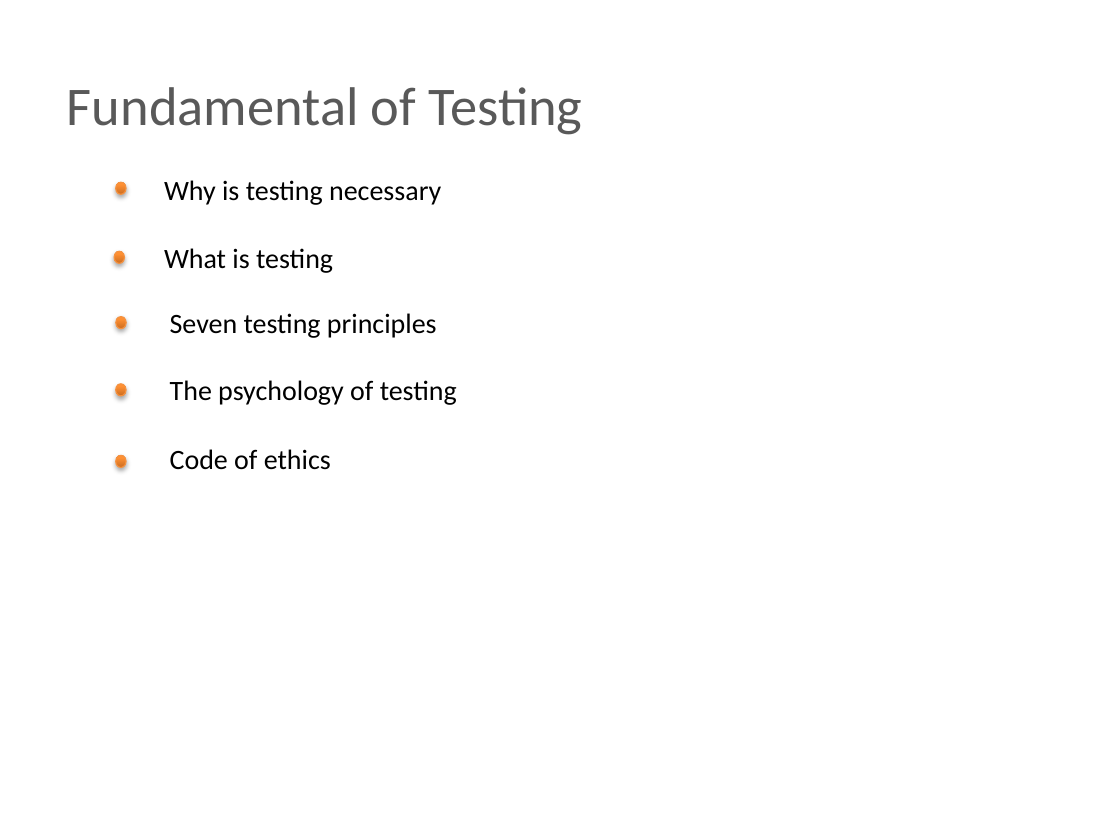
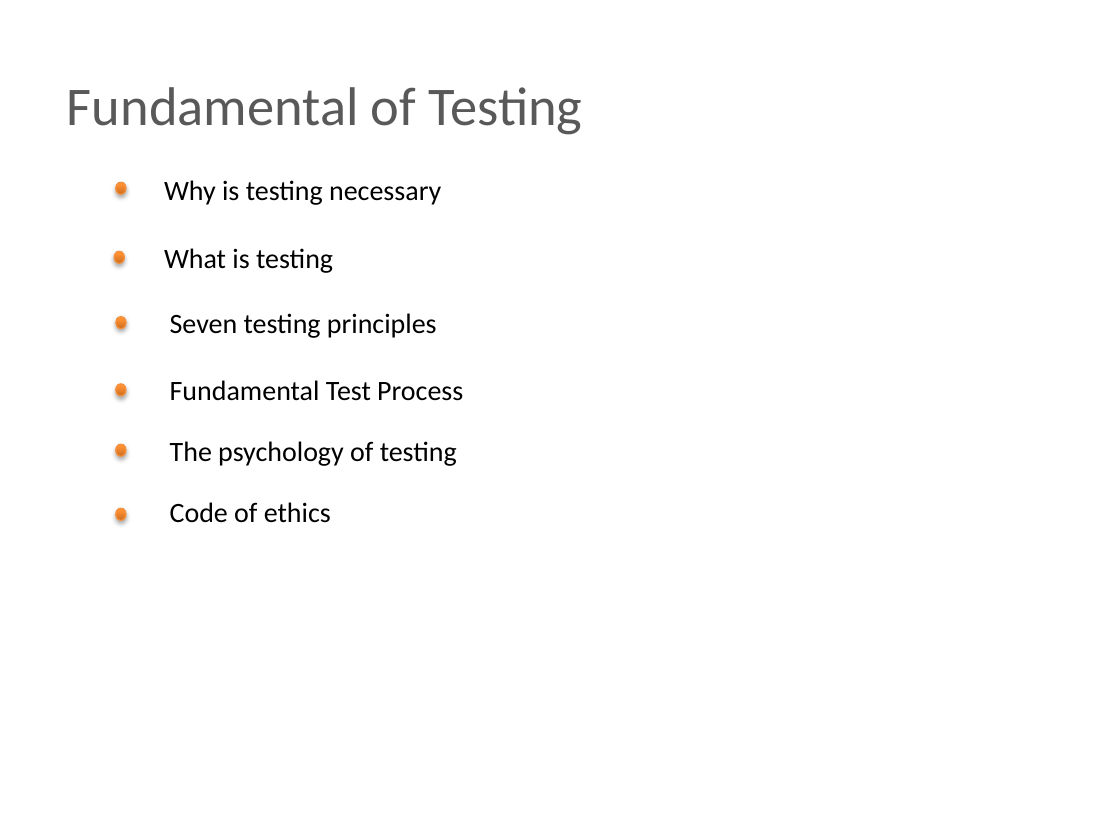
Before and after one commit to BigRacer/swtesting, a slide deck: slide 6 of inna/Занятие 1.pptx. Drawn at 1120x840 pixels with LibreOffice and Linux fonts; fonts in the diff are those of the drawing; background and template pictures are left out. Boxes give left, top, right and bottom in pixels: in the first picture for what was removed or moved away, otherwise in the second. Text is boxed around its words. In the diff, an @@ line names an element or a change of style, - is before the commit and + after.

```diff
--- a/inna/Занятие 1.pptx
+++ b/inna/Занятие 1.pptx
@@ text added at [170, 380, 463, 401], 18 pt, text #000000 @@
+Fundamental Test Process
@@ ellipse added at [115, 445, 125, 457], fill gradient #CC6E20 to #FF9034 to #FF9136, outline #F69240 0.75 pt @@
@@ text "The psychology of testing": place and size @@
-text "The psychology of testing" at [170, 380, 457, 405]
+text "The psychology of testing" at [170, 441, 457, 466]
@@ ellipse: place and size @@
-ellipse at [115, 456, 125, 468]
+ellipse at [115, 508, 125, 521]
@@ text "Code of ethics": place and size @@
-text "Code of ethics" at [170, 449, 331, 470]
+text "Code of ethics" at [170, 502, 331, 523]
```
Also in this commit, not shown: 1 other slide changed, 3 slides added, 3 other files.
